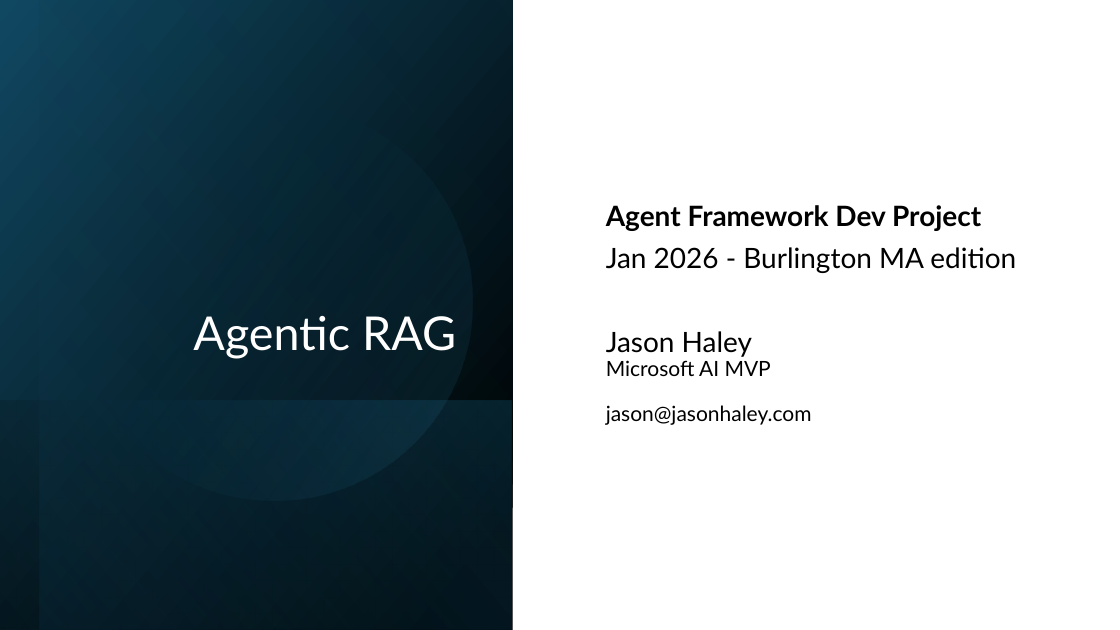
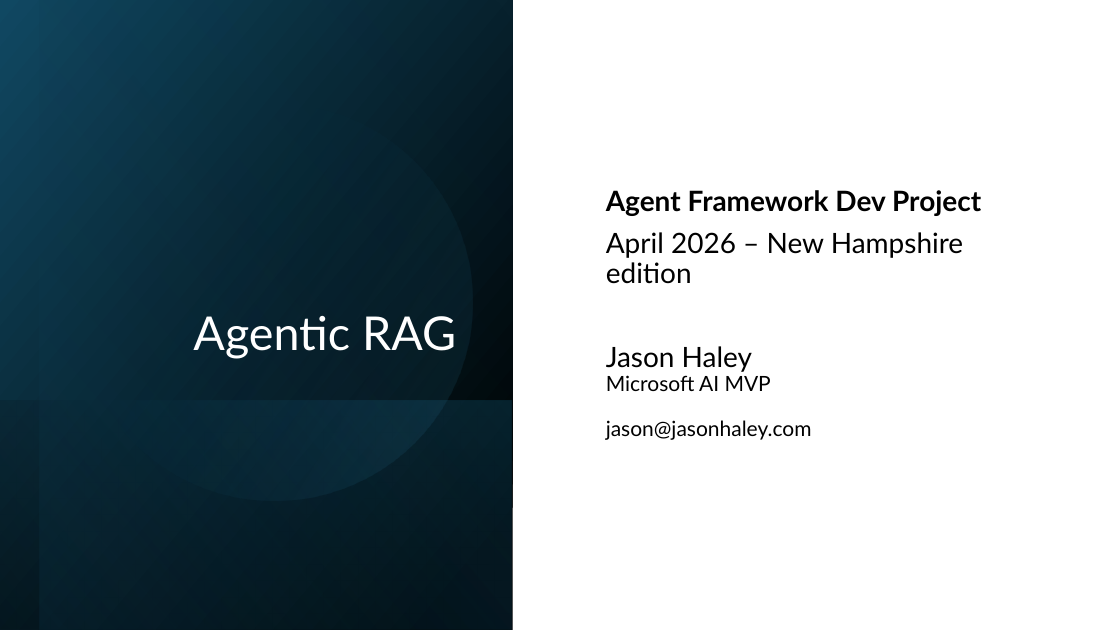
Before and after one commit to AgentFrameworkDev/agent-framework-dev-day, a slide deck: slide 1 of labs/assets/AgenticRAG.pptx. Drawn at 1120x630 pixels with LibreOffice and Linux fonts; fonts in the diff are those of the drawing. Boxes give left, top, right and bottom in pixels: in the first picture for what was removed or moved away, otherwise in the second. Text is boxed around its words. In the diff, an @@ line names an element or a change of style, - is before the commit and + after.

Commit message:
updated presentation files

```diff
--- a/labs/assets/AgenticRAG.pptx
+++ b/labs/assets/AgenticRAG.pptx
@@ subtitle at <box>606,232,963,284</box>: text changed @@
-Jan 2026 - Burlington MA edition
+April 2026 – New Hampshire edition
```
Also in this commit, not shown: 1 other file.
